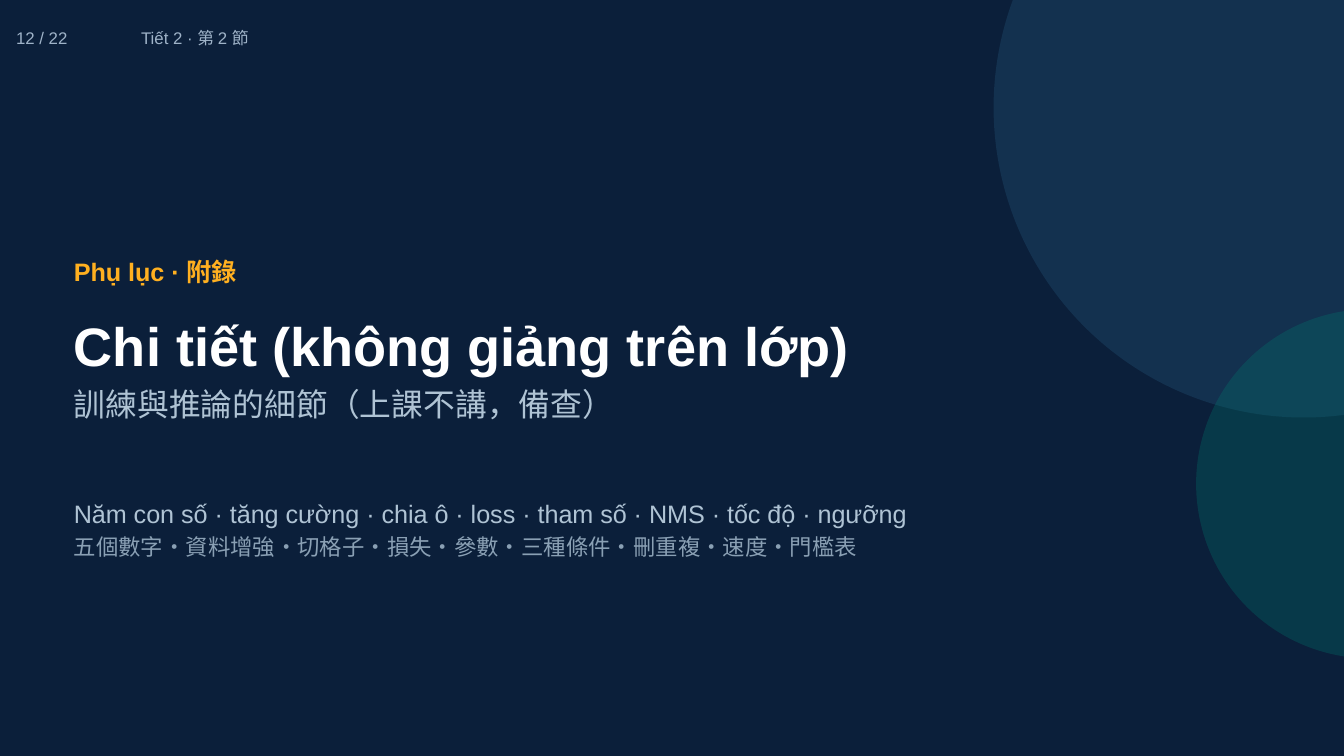
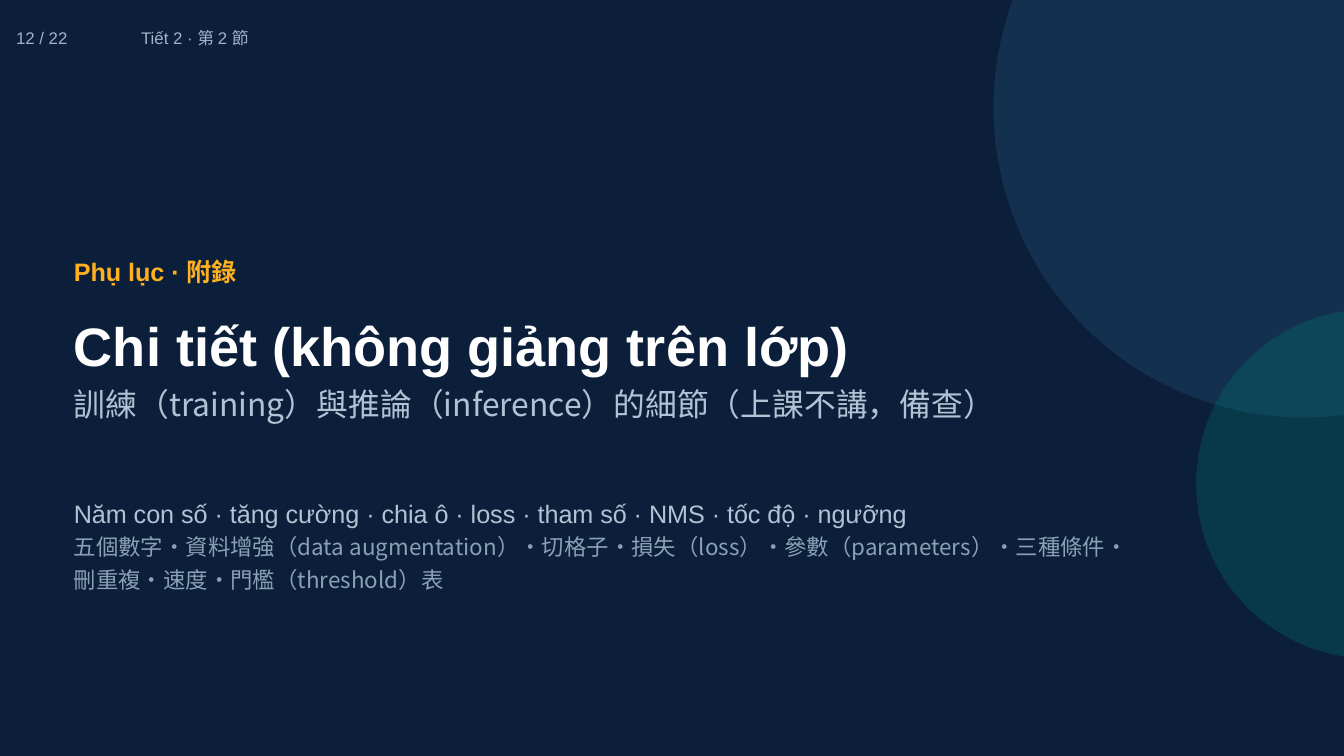
Before and after one commit to ch-neural/MITUST-Principles-of-Self-Driving-Cars, a slide deck: slide 12 of 第十週(11-12)/第十週_第2節_簡報.pptx. Drawn at 1344x756 pixels with LibreOffice and Linux fonts; fonts in the diff are those of the drawing. Boxes give left, top, right and bottom in pixels: in the first picture for what was removed or moved away, otherwise in the second. Text is boxed around its words. In the diff, an @@ line names an element or a change of style, - is before the commit and + after.

```diff
--- a/第十週(11-12)/第十週_第2節_簡報.pptx
+++ b/第十週(11-12)/第十週_第2節_簡報.pptx
@@ text at (74,389,995,424): text changed @@
-訓練與推論的細節（上課不講，備查）
+訓練（training）與推論（inference）的細節（上課不講，備查）
@@ text at (74,536,1127,590): text changed @@
-五個數字・資料增強・切格子・損失・參數・三種條件・刪重複・速度・門檻表
+五個數字・資料增強（data augmentation）・切格子・損失（loss）・參數（parameters）・三種條件・刪重複・速度・門檻（threshold）表
```
Also in this commit, not shown: 18 other slides changed, 5 other files.
